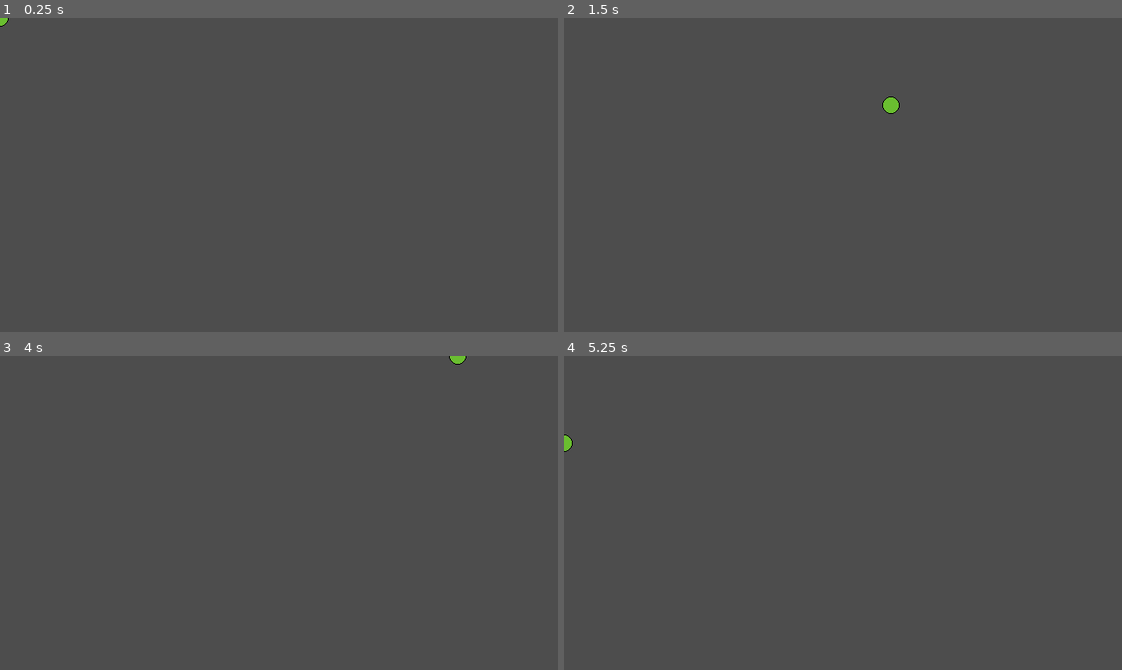
Above: before the commit, frames 1-4 (two rows, left to right).
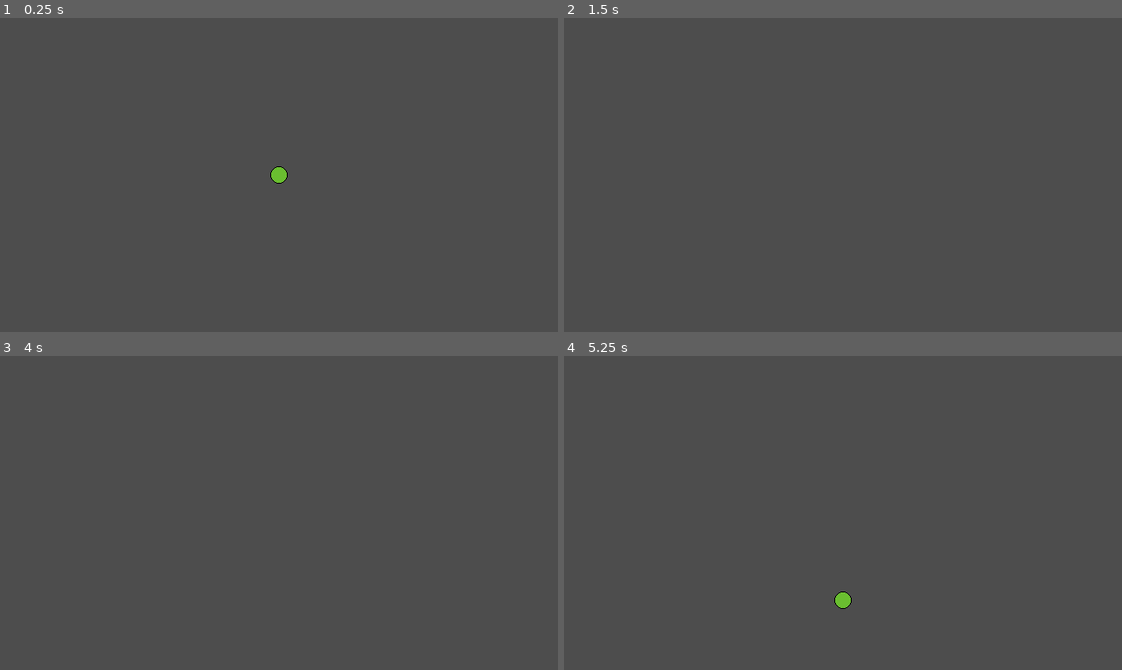
Above: after the commit, the same moments.

Repository: pres2300/ludum_dare_56
Game: Godot game, scene res://main.tscn
Two runs of this game, one before a commit and one after it. Both use one fixed random seed, a clock stepped at 60 frames per second and the inputs below.
Inputs:
- Up to frame 1 (0.25 s): no input
- Up to frame 2 (1.5 s): tap Enter at 0.5 s; hold Right (ui_right) 0.53-1.28 s; hold Down (ui_down) from 1.28 s (still down)
- Up to frame 3 (4 s): release Down (ui_down) at 2.03 s; hold Right (ui_right) 2.03-2.78 s; tap Space at 2.75 s; hold Up (ui_up) 2.78-3.53 s; tap Enter at 3.5 s; hold Left (ui_left) from 3.53 s (still down)
- Up to frame 4 (5.25 s): release Left (ui_left) at 5.03 s; hold Down (ui_down) from 5.03 s (still down)

The runs differ from the first frame. In frame 1, 0.2% of the frame differs, in the area x 0-52%, y 0-53%; in frame 2, 0.1%; in frame 3, less than 0.1%; in frame 4, 0.2%, in the area x 0-52%, y 25-81%.

Commit message:
todos and stuff

Diff:
--- a/beings/enemy_base.gd
+++ b/beings/enemy_base.gd
@@ -1 +1,11 @@
 extends CharacterBody2D
+
+@export var move_speed: int = 500
+
+func _ready() -> void:
+	# Create path
+
+	pass
+
+func _on_visible_on_screen_notifier_2d_screen_exited() -> void:
+	queue_free()
--- a/beings/enemy_base.tscn
+++ b/beings/enemy_base.tscn
@@ -2,9 +2,13 @@
 
 [ext_resource type="Script" path="res://beings/enemy_base.gd" id="1_hw37p"]
 
-[node name="enemy_base" type="CharacterBody2D"]
+[node name="enemy_base" type="Area2D"]
 script = ExtResource("1_hw37p")
 
 [node name="Sprite2D" type="Sprite2D" parent="."]
 
 [node name="CollisionShape2D" type="CollisionShape2D" parent="."]
+
+[node name="VisibleOnScreenNotifier2D" type="VisibleOnScreenNotifier2D" parent="."]
+
+[connection signal="screen_exited" from="VisibleOnScreenNotifier2D" to="." method="_on_visible_on_screen_notifier_2d_screen_exited"]
--- a/main.gd
+++ b/main.gd
@@ -1,4 +1,6 @@
 extends Node
 
 func _ready() -> void:
-	pass
+	# Center the player
+	var center: Vector2 = get_viewport().get_visible_rect().size/2
+	$Player.position = center
